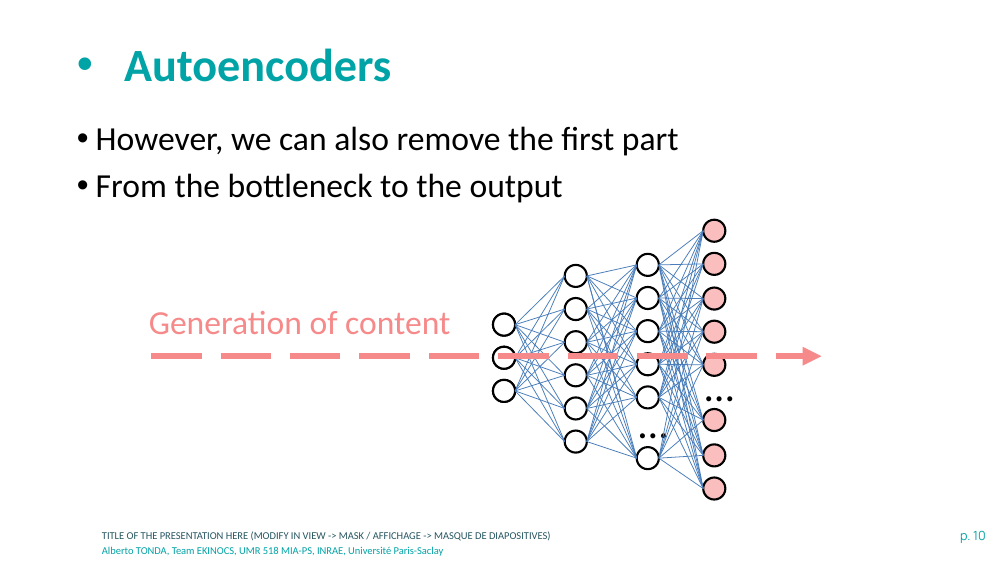
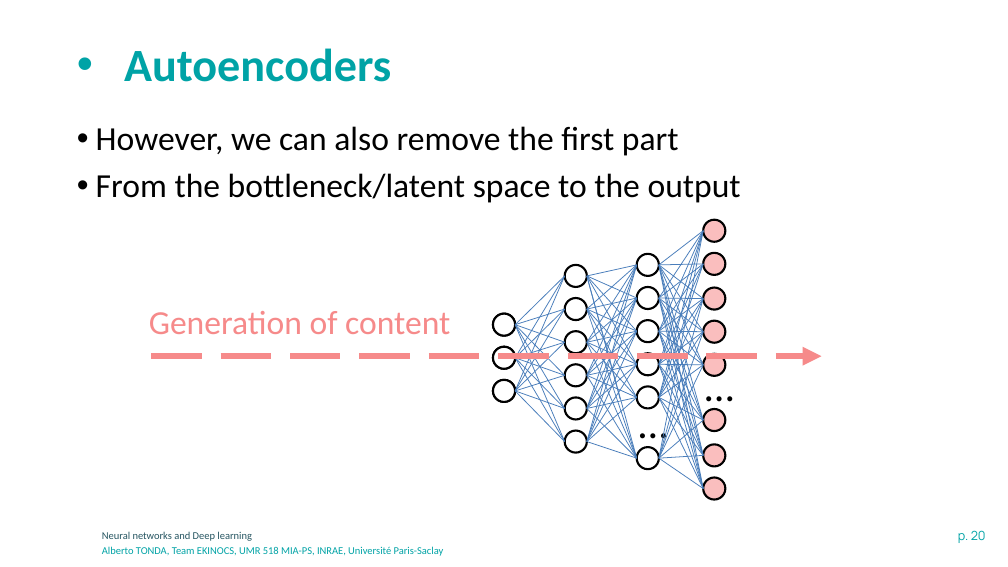
Before and after one commit to albertotonda/teaching, a slide deck: slide 20 of optimization-methods-for-artificial-intelligence/ml-neural-networks.pptx (slide 10 before the commit). Drawn at 1008x567 pixels with LibreOffice and Linux fonts; fonts in the diff are those of the drawing; background and template pictures are left out. Boxes give left, top, right and bottom in pixels: in the first picture for what was removed or moved away, otherwise in the second. Text is boxed around its words. In the diff, an @@ line names an element or a change of style, - is before the commit and + after.

```diff
--- a/optimization-methods-for-artificial-intelligence/ml-neural-networks.pptx
+++ b/optimization-methods-for-artificial-intelligence/ml-neural-networks.pptx
@@ text at (96,173,741,203): text changed @@
-• From the bottleneck to the output
+• From the bottleneck/latent space to the output
@@ text at (102,531,252,541): text changed @@
-TITLE OF THE PRESENTATION HERE (MODIFY IN VIEW -> MASK / AFFICHAGE -> MASQUE DE DIAPOSITIVES)
+Neural networks and Deep learning
@@ page number at (958,530,986,543): text changed @@
-p. 10
+p. 20
```
Also in this commit, not shown: 9 other slides changed, 13 slides added, 3 other files.
